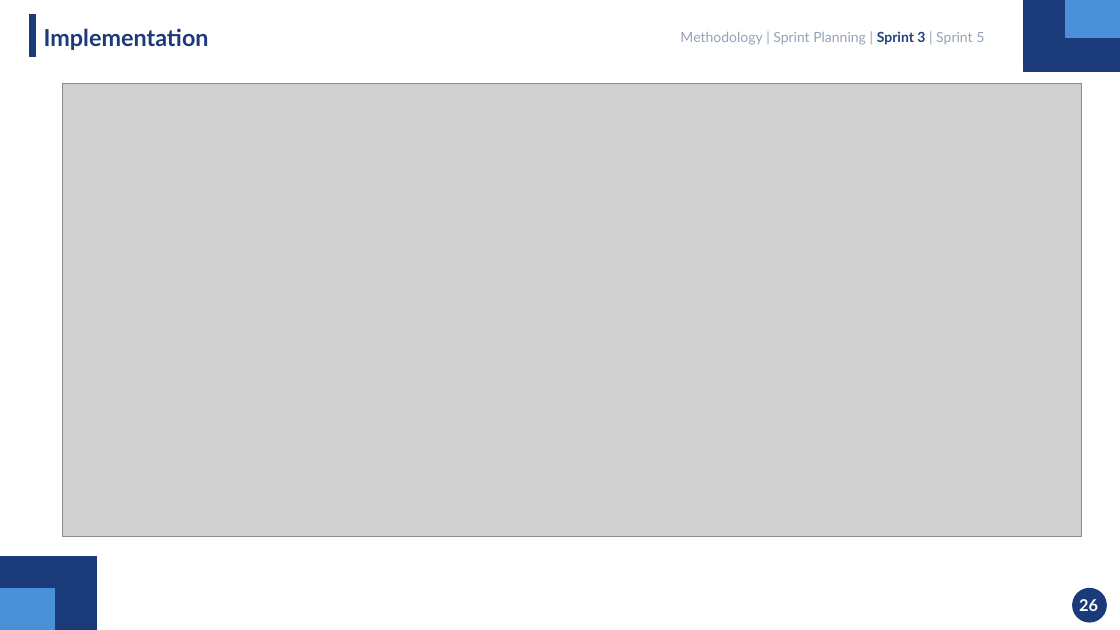
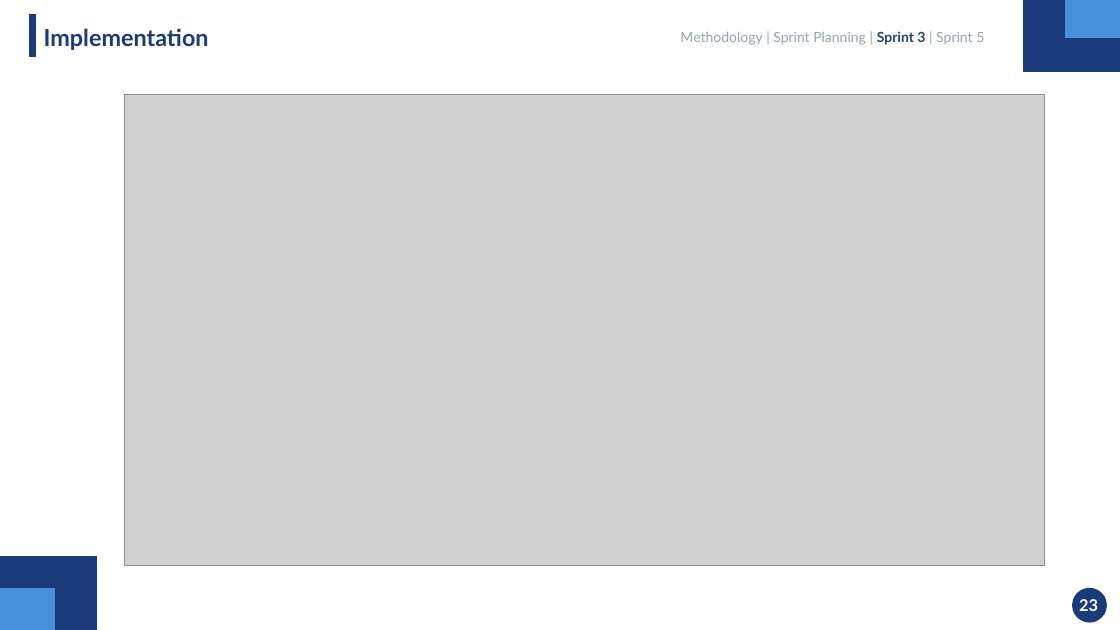
Before and after one commit to mahdi000666/DesignFlow, a slide deck: slide 23 of docs/Presentation.pptx (slide 25 before the commit). Drawn at 1120x630 pixels with LibreOffice and Linux fonts; fonts in the diff are those of the drawing; grey boxes stand for pictures. Boxes give left, top, right and bottom in pixels: in the first picture for what was removed or moved away, otherwise in the second. Text is boxed around its words. In the diff, an @@ line names an element or a change of style, - is before the commit and + after.

```diff
--- a/docs/Presentation.pptx
+++ b/docs/Presentation.pptx
@@ picture: place and size @@
-picture at [62, 83, 1081, 536]
+picture at [124, 94, 1044, 565]
@@ text at [1079, 599, 1098, 611]: text changed @@
-26
+23
```
Also in this commit, not shown: 27 other slides changed, 1 slide removed.
